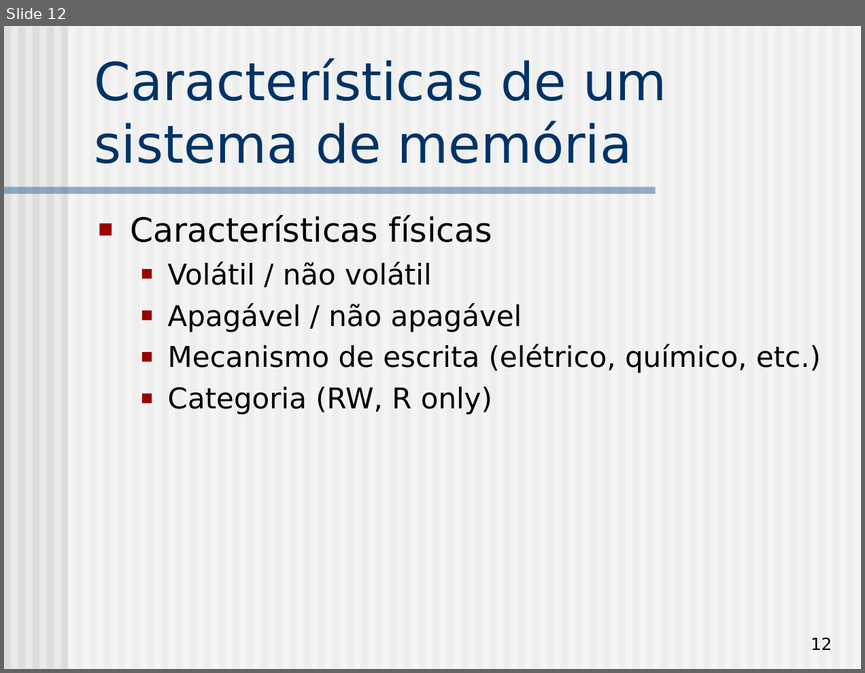
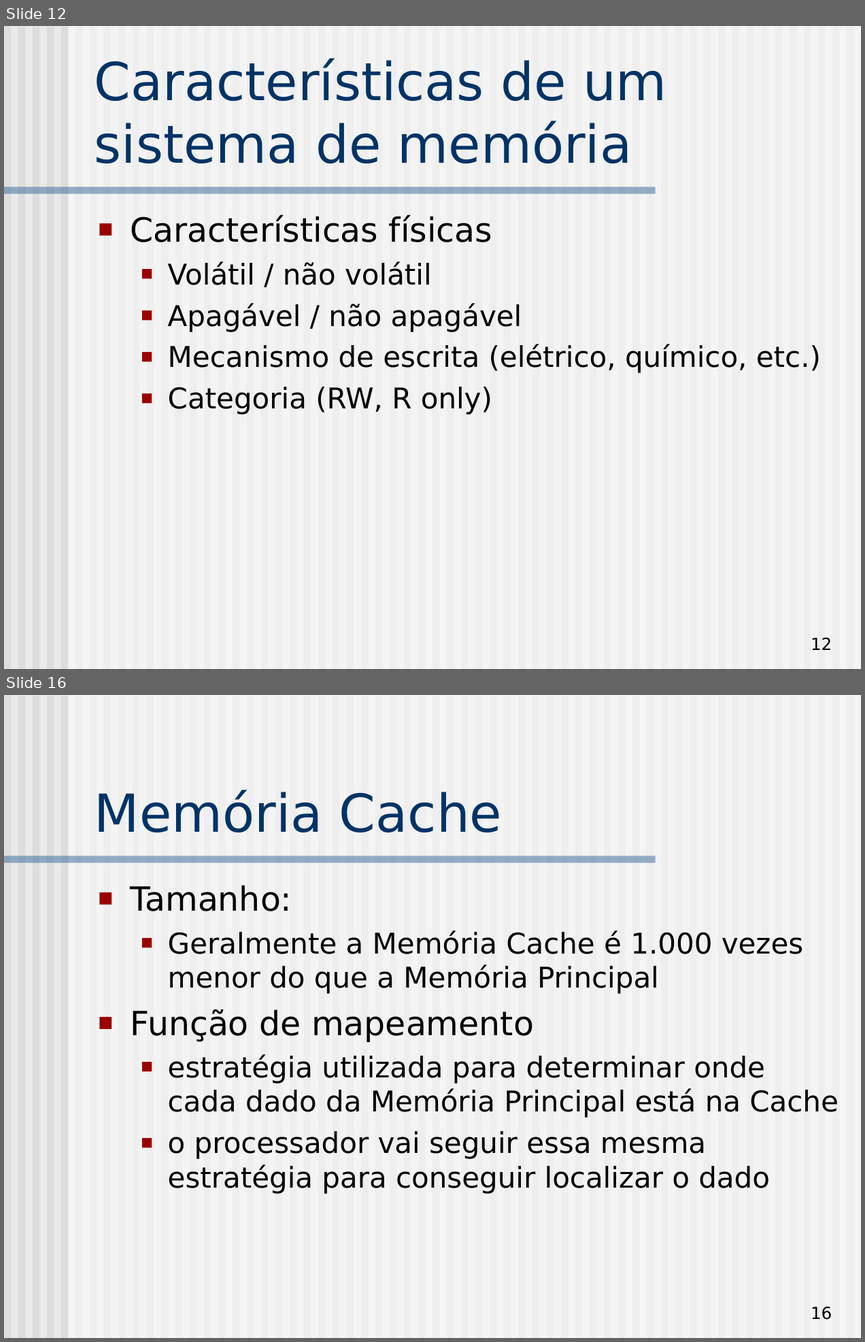
Before and after one commit to simoesusp/SSC0511-Organizacao-de-Computadores-Digitais, a slide deck: Memoria.ppt. Shown one above the other, each under a label of ours: slide 12 before the commit, slides 12 and 16 after it; the slides between them are not shown. The pictures are 865x673 and 865x1342 pixels, drawn with LibreOffice and Linux fonts; fonts in the diff are those of the drawing. Boxes give left, top, right and bottom in pixels: in the first picture for what was removed or moved away, otherwise in the second. Text is boxed around its words. In the diff, an @@ line names an element or a change of style, - is before the commit and + after.

```diff
--- a/Memoria.ppt
+++ b/Memoria.ppt
@@ slide 16 added at bbox=[4, 695, 861, 1338], background #EAEAEA; not listed: 62 template elements that a slide beside it also shows @@
@@ title added at bbox=[94, 790, 502, 832], 44 pt, text #003366 @@
+Memória Cache
@@ text added at bbox=[130, 885, 838, 1193], 24 pt, text #000000 @@
+■ Tamanho:
+  ■ Geralmente a Memória Cache é 1.000 vezes menor do que a Memória Principal
+■ Função de mapeamento
+  ■ estratégia utilizada para determinar onde cada dado da Memória Principal está na Cache
+  ■ o processador vai seguir essa mesma estratégia para conseguir localizar o dado
@@ page number added at bbox=[810, 1306, 832, 1319], 14 pt, text #000000 @@
+16
```
Also in this commit, not shown: 1 slide changed, 13 other slides added.
